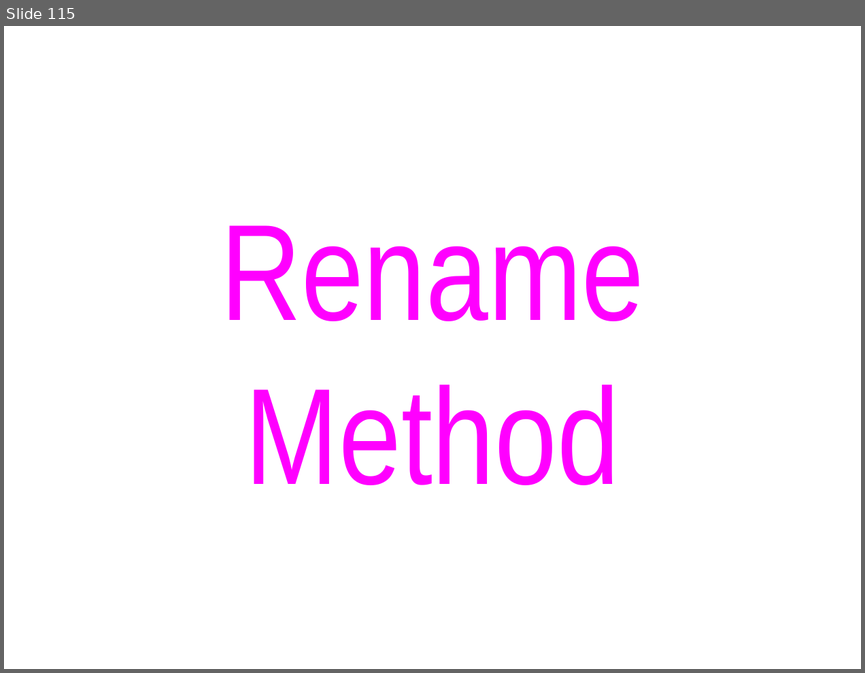
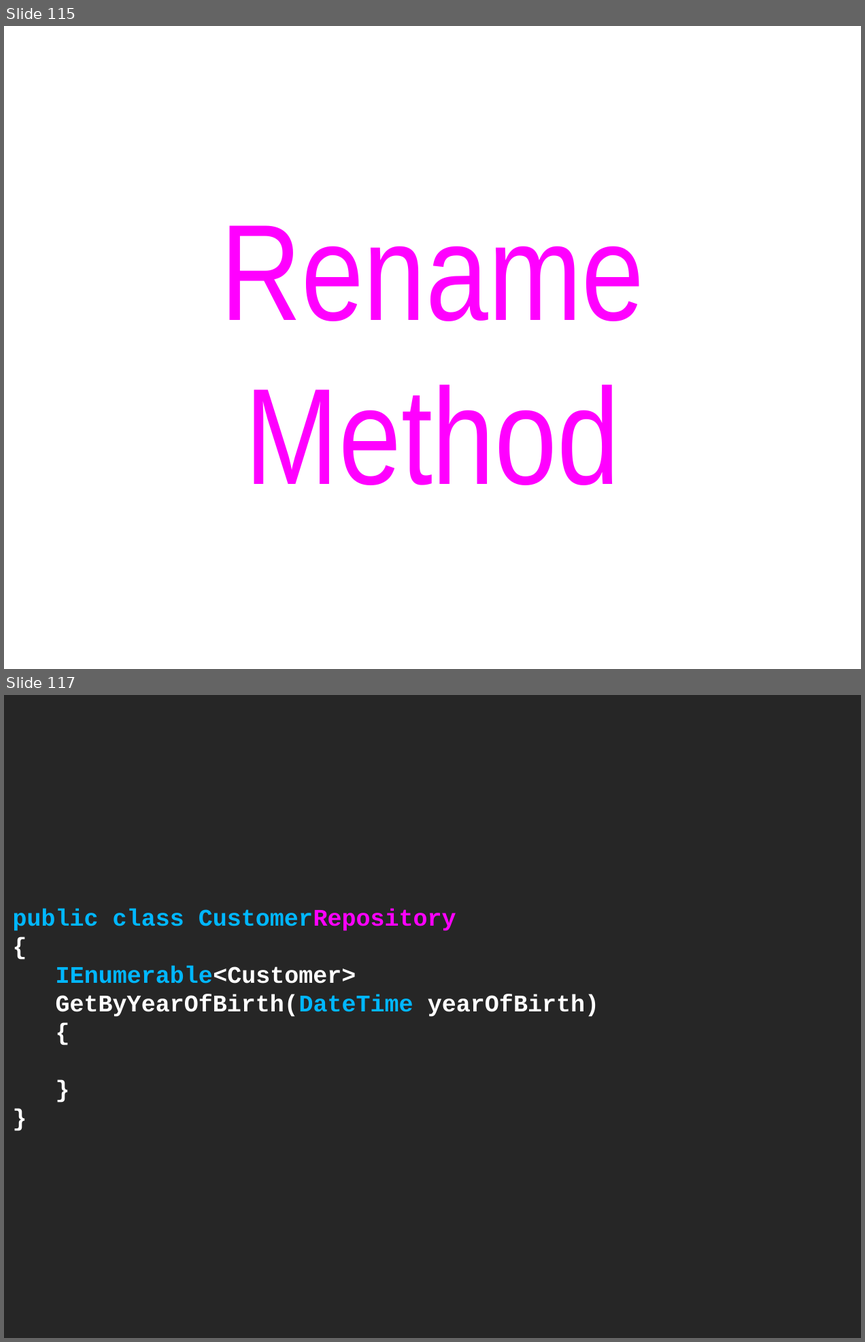
Before and after one commit to cessor/empathiccode, a slide deck: EmpathicRefactoring.pptx. Shown one above the other, each under a label of ours: slide 115 before the commit, slides 115 and 117 after it; the slides between them are not shown. The pictures are 865x673 and 865x1342 pixels, drawn with LibreOffice and Linux fonts; fonts in the diff are those of the drawing. Boxes give left, top, right and bottom in pixels: in the first picture for what was removed or moved away, otherwise in the second. Text is boxed around its words. In the diff, an @@ line names an element or a change of style, - is before the commit and + after.

```diff
--- a/EmpathicRefactoring.pptx
+++ b/EmpathicRefactoring.pptx
@@ slide 117 added at box(4, 695, 861, 1338), background #FFFFFF @@
@@ title added at box(4, 695, 861, 1338), fill #262626, 20 pt, text #FFFFFF, bold @@
+public class CustomerRepository
+{
+IEnumerable<Customer>
+GetByYearOfBirth(DateTime yearOfBirth)
+{
+}
+}
```
Also in this commit, not shown: 14 other slides added, 3 slides removed.
